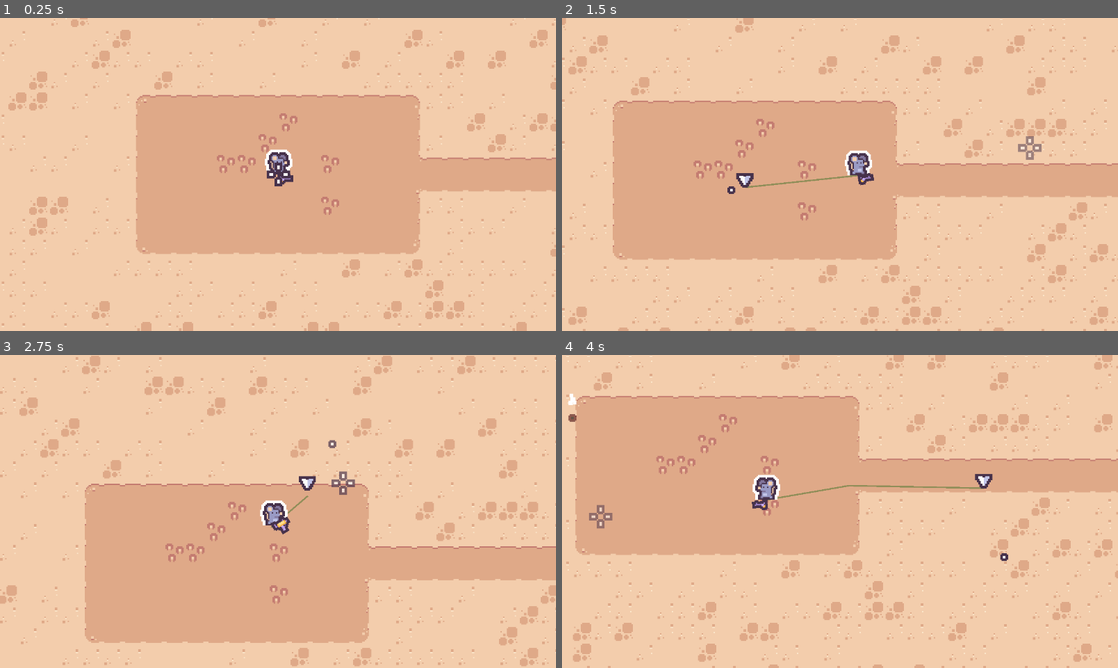
Above: before the commit, frames 1-4 (two rows, left to right).
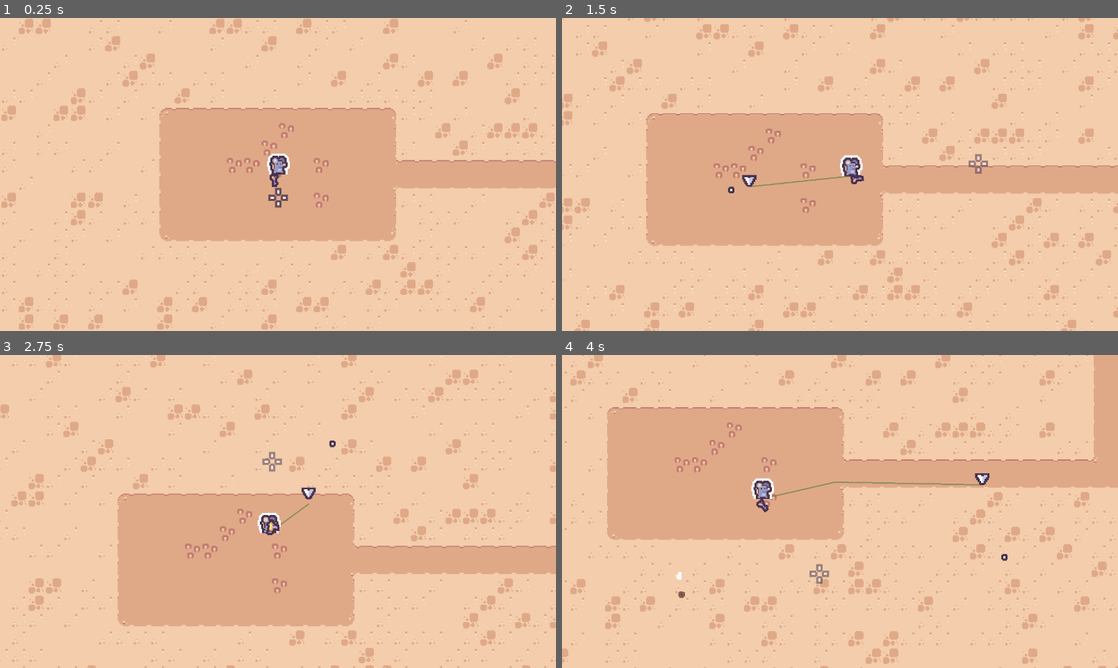
Above: after the commit, the same moments.

Repository: johnreybacal/desert-impasse
Game: Godot game, scene res://scenes/game.tscn
Same seed, same stepped clock (60 frames per second), same inputs: the game is played once before the commit and once after it.
Inputs (mouse positions are in pixels of both pictures, inside the frame that each line leads up to):
- Up to frame 1 (0.25 s): no input
- Up to frame 2 (1.5 s): tap Enter at 0.5 s; move the mouse to (962, 158) at 0.52 s; right-click (962, 158) at 0.6 s; move the mouse to (728, 190) at 1.27 s; right-click (728, 190) at 1.35 s
- Up to frame 3 (2.75 s): move the mouse to (333, 442) at 2.02 s; hold Mouse wheel down (switch_weapon_down) from 2.03 s (still down); right-click (333, 442) at 2.3 s
- Up to frame 4 (4 s): move the mouse to (812, 574) at 2.77 s; release Mouse wheel down (switch_weapon_down) at 2.78 s; tap Mouse wheel up (switch_weapon_up) at 2.85 s; right-click (812, 574) at 3.05 s; move the mouse to (1006, 558) at 3.52 s; press the mouse at (1006, 558) at 3.53 s; right-click (1006, 558) at 3.8 s

The runs differ from the first frame. In frame 1, 17% of the frame differs, in the area x 0-100%, y 0-100%; in frame 2, 18%; in frame 3, 18%; in frame 4, 19%.

Commit message:
improve aim | fixed zoom | layer names

Diff:
--- a/project.godot
+++ b/project.godot
@@ -49,6 +49,25 @@
 ]
 }
 
+[layer_names]
+
+2d_render/layer_1="World"
+2d_render/layer_2="Player"
+2d_render/layer_3="CrossHair"
+2d_render/layer_4="Enemy"
+2d_physics/layer_1="World"
+2d_navigation/layer_1="World"
+2d_physics/layer_2="Player"
+2d_navigation/layer_2="Player"
+2d_physics/layer_3="CrossHair"
+2d_navigation/layer_3="CrossHair"
+2d_physics/layer_4="Enemy"
+2d_navigation/layer_4="Enemy"
+avoidance/layer_1="World"
+avoidance/layer_2="Player"
+avoidance/layer_3="CrossHair"
+avoidance/layer_4="Enemy"
+
 [rendering]
 
 textures/canvas_textures/default_texture_filter=0
--- a/scenes/cross_hair.tscn
+++ b/scenes/cross_hair.tscn
@@ -7,8 +7,8 @@
 radius = 7.0
 
 [node name="CrossHair" type="CharacterBody2D" groups=["cursor"]]
-collision_layer = 0
-collision_mask = 0
+collision_layer = 4
+collision_mask = 2
 motion_mode = 1
 platform_on_leave = 2
 safe_margin = 10.0
--- a/scenes/enemy.tscn
+++ b/scenes/enemy.tscn
@@ -142,6 +142,9 @@
 
 [node name="Enemy" type="CharacterBody2D"]
 z_index = 10
+collision_layer = 8
+collision_mask = 3
+motion_mode = 1
 script = ExtResource("1_4ra3w")
 alert_color = Color(0.89411765, 0.023529412, 0, 0.11764706)
 
@@ -159,11 +162,10 @@
 
 [node name="VisionCone2D" type="Node2D" parent="." node_paths=PackedStringArray("write_collision_polygon")]
 script = ExtResource("3_5uy6h")
-ray_count = 50
+ray_count = 12
 max_distance = 200.0
-collision_layer_mask = 1
+collision_layer_mask = 2
 write_collision_polygon = NodePath("VisionConeArea/VisionConeCollider")
-debug_lines = true
 debug_shape = true
 min_distance_sqr = 64.0
 
@@ -172,6 +174,7 @@
 
 [node name="VisionConeArea" type="Area2D" parent="VisionCone2D"]
 collision_layer = 0
+collision_mask = 2
 monitorable = false
 
 [node name="VisionConeCollider" type="CollisionPolygon2D" parent="VisionCone2D/VisionConeArea"]
--- a/scenes/game.tscn
+++ b/scenes/game.tscn
@@ -357,7 +357,7 @@
 tile_set = SubResource("TileSet_lnu2h")
 
 [node name="Camera2D" type="Camera2D" parent="."]
-zoom = Vector2(3, 3)
+zoom = Vector2(2.5, 2.5)
 
 [node name="Player" parent="." instance=ExtResource("2_yqjtg")]
 
--- a/scenes/player.tscn
+++ b/scenes/player.tscn
@@ -81,8 +81,8 @@
 
 [node name="Player" type="CharacterBody2D" groups=["player"]]
 z_index = 10
+collision_layer = 2
 motion_mode = 1
-safe_margin = 10.0
 script = ExtResource("1_g2els")
 
 [node name="AnimatedSprite2D" type="AnimatedSprite2D" parent="."]
--- a/scripts/cross_hair.gd
+++ b/scripts/cross_hair.gd
@@ -8,7 +8,7 @@
 func _ready() -> void:
     player = get_tree().get_first_node_in_group("player")
 
-func _physics_process(delta: float) -> void:
+func _physics_process(_delta: float) -> void:
     var target := get_global_mouse_position()
 
     var direction := position.direction_to(target)
@@ -16,16 +16,14 @@
     distance_to_cursor = diff
 
     var diff_to_player := position.distance_to(player.position)
-    var speed := clampf((diff * 15) + diff_to_player - 50, 0, 1000)
+    var speed := clampf((diff * 20) + diff_to_player - 50, 0, 750)
 
-    var slow_diff := 50
+    var slow_diff := 150
 
-    if diff_to_player < 75 and diff < 25:
-        speed /= 2
-    elif diff < slow_diff:
+    if diff < slow_diff:
         speed = (diff * 10) + (diff / slow_diff)
 
-    velocity = velocity.move_toward(direction * speed, delta * 500)
+    velocity = velocity.lerp(direction * speed, .05)
 
     move_and_slide()
     limit_movement()
--- a/scripts/enemy.gd
+++ b/scripts/enemy.gd
@@ -45,10 +45,9 @@
     if navigation_agent.is_navigation_finished():
         return
 
-    var current_agent_position: Vector2 = global_position
     var next_path_position: Vector2 = navigation_agent.get_next_path_position()
 
-    velocity = current_agent_position.direction_to(next_path_position) * move_speed
+    velocity = global_position.direction_to(next_path_position) * move_speed
     handle_animation()
 
     move_and_slide()
--- a/scripts/game_manager.gd
+++ b/scripts/game_manager.gd
@@ -39,14 +39,14 @@
     var cursor_position = get_global_mouse_position()
     var target = (player_position + cursor_position) / 2
 
-    var offset = Vector2(150, 75)
+    var offset = Vector2(250, 125)
     # target = clamp(target, player.position - offset, player.position + offset)
     target.x = clamp(target.x, player.position.x - offset.x, player.position.x + offset.x)
     target.y = clamp(target.y, player.position.y - offset.y, player.position.y + offset.y)
 
     camera.position = lerp(camera.position, target, .05)
 
-    var distance = clamp(player_position.distance_to(cursor_position), 200, 300)
-    var zoom_offset = 1 - ((distance - 200) / 100)
-    var target_zoom = clamp(camera_min_zoom + zoom_offset, camera_min_zoom, camera_max_zoom)
-    camera.zoom = lerp(camera.zoom, Vector2(target_zoom, target_zoom), .01)
+    # var distance = clamp(player_position.distance_to(cursor_position), 200, 300)
+    # var zoom_offset = 1 - ((distance - 200) / 100)
+    # var target_zoom = clamp(camera_min_zoom + zoom_offset, camera_min_zoom, camera_max_zoom)
+    # camera.zoom = lerp(camera.zoom, Vector2(target_zoom, target_zoom), .05)
--- a/scripts/player.gd
+++ b/scripts/player.gd
@@ -71,7 +71,6 @@
         gun.apply_spread_penalty = false
         return
 
-    var current_agent_position: Vector2 = global_position
     var next_path_position: Vector2 = navigation_agent.get_next_path_position()
 
     # redraw previous lines to follow player
@@ -81,7 +80,7 @@
         navigation_line.set_point_position(i, position)
 
 
-    velocity = current_agent_position.direction_to(next_path_position) * move_speed
+    velocity = global_position.direction_to(next_path_position) * move_speed
     gun.apply_spread_penalty = true
 
     move_and_slide()
Not shown, changed: README.md
